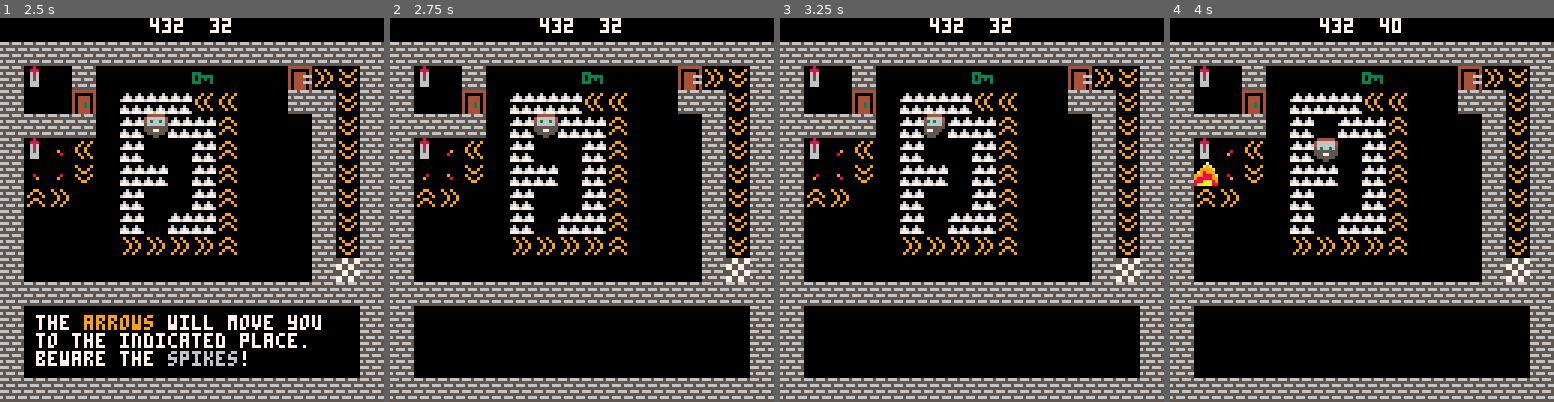
Above: before the commit, frames 1-4 (left to right).
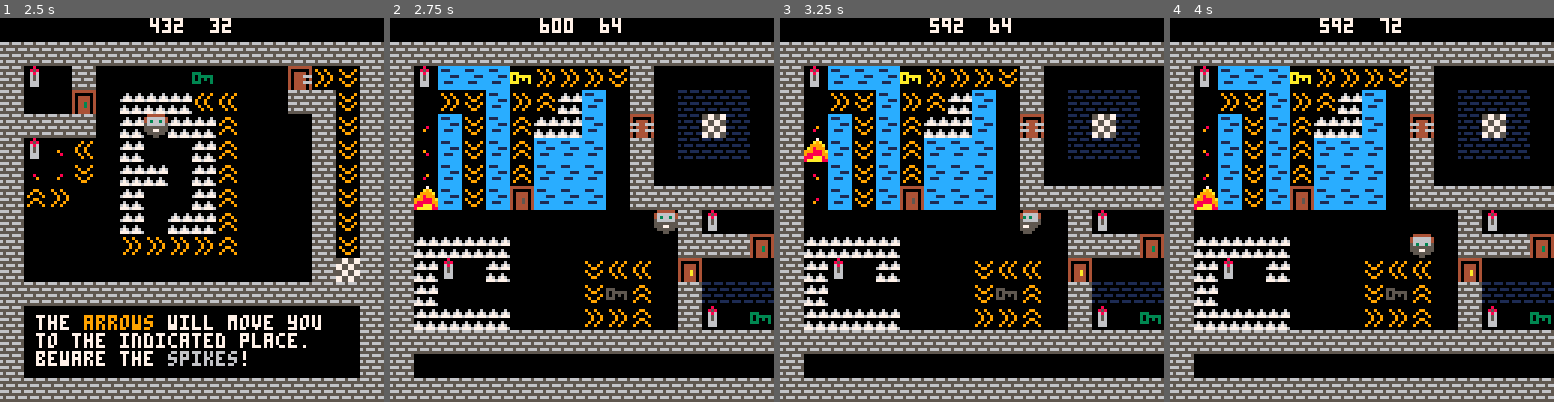
Above: after the commit, the same moments.

Repository: VedVid/picos-challange
Game: PICO-8 cartridge picoschallange.p8
Same seed, same stepped clock (60 frames per second), same inputs: the game is played once before the commit and once after it.
Inputs:
- Up to frame 1 (2.5 s): tap O (Z key) at 0.7, 1.7, 2.1 s; hold Right 1.6-2.1 s; hold Up 2.15-2.42 s; hold Right from 2.47 s (still down)
- Up to frame 2 (2.75 s): keep holding Right; tap O (Z key) at 2.5 s
- Up to frame 3 (3.25 s): tap O (Z key) at 2.9 s; release Right at 3.03 s; hold Left from 3.08 s (still down)
- Up to frame 4 (4 s): tap O (Z key) at 3.3, 3.7 s; release Left at 3.58 s; hold Down 3.63-3.97 s

Frame 1 is identical in both runs. In frame 2, 42% of the frame differs, in the area x 6-100%, y 0-94%; in frame 3, 42%; in frame 4, 42%.

Commit message:
Basic level design of level 5 - done. It adds false walls - there are two tiles that look the same, but bumping sprite 60 will turn the sprite into the solid wall, and bumping into sprite 61 will remove the wall and let the player move through.

Diff:
--- a/picoschallange.p8
+++ b/picoschallange.p8
@@ -152,6 +152,8 @@
    if (mod(2)) player.y -= 8
   elseif sprite == 59 then
    if (mod(2)) player.x -= 8
+  elseif sprite == 61 then
+   remove_sprite(x, y)
   end
  elseif flags.door then
   if ((sprite == 17 and player.key_gold) or
@@ -171,6 +173,8 @@
     player.key_white = false
    end
   end
+ elseif sprite == 60 then
+  replace_sprite(x, y, 16)
  elseif sprite == 27 then
   replace_sprite(x, y, 28)
   toggle_final_door()
@@ -286,6 +290,17 @@
 end
 
 
+function level_5()
+ camera(offset_x, 0)
+ player = new_player()
+ player.level = 5
+ player.x = 600
+ player.y = 64
+ final_door_x = 592
+ final_door_y = 32
+end
+
+
 function set_up_level(restart)
  if player.level == 1 then
   level_1()
@@ -304,6 +319,11 @@
    offset_x += 128
   end
   level_4()
+ elseif player.level == 5 then
+  if not restart then
+   offset_x += 128
+  end
+  level_5()
  end
 end
 
@@ -430,31 +450,31 @@
 aaa000a0333000305550005077700070000000000000000000000000000000000000000000000000000000000000000000000000000000000000000000000000
 00000000000000000000000000000000000000000000000000000000000000000000000000000000000000000000000000000000000000000000000000000000
 00000000000000000000000000000000000000000000000000000000000000000000000000000000000000000000000000000000000000000000000000000000
-cccccccccccccccc0000700000000000000000000000000000000000000000000000000000000000000000000000000000000000000000000000000000000000
+cccccccccccccccc0000700000000000000000000000000000000000000000000000000000000000000000000000000011101110111011100000000000000000
 c111cccccccccccc000a9a0000000000000000000000000000000000006000600900009009009000000990000009009000000000000000000000000000000000
-cccccccccc111ccc009999a000000000000000000000000000000000067606760090090000900900009009000090090000000000000000000000000000000000
+cccccccccc111ccc009999a000000000000000000000000000000000067606760090090000900900009009000090090010111011101110110000000000000000
 cccc111ccccccccc0a98999000000000000000000000000000000000677767770009900000090090090000900900900000000000000000000000000000000000
-cccccccccccc111c9998889a00080000000080000009000000009000000000000900009000090090000990000900900000000000000000000000000000000000
+cccccccccccc111c9998889a00080000000080000009000000009000000000000900009000090090000990000900900011101110111011100000000000000000
 cc111ccccccccccc9888889900009000000900000000800000080000060006000090090000900900009009000090090000000000000000000000000000000000
-ccccccccc111cccc888aaa8900000000000000000000000000000000676067600009900009009000090000900009009000000000000000000000000000000000
+ccccccccc111cccc888aaa8900000000000000000000000000000000676067600009900009009000090000900009009010111011101110110000000000000000
 cccccccccccccccc8aaaaa8800000000000000000000000000000000777677760000000000000000000000000000000000000000000000000000000000000000
 __gff__
-00000000000000000000000000000000020a0a0a0a000a0a0a0a000202000000040404040000000000000000000000000202100000000010000000000000000000000000000000000000000000000000000000000000000000000000000000000000000000000000000000000000000000000000000000000000000000000000
+00000000000000000000000000000000020a0a0a0a000a0a0a0a000202000000040404040000000000000000000000000202100000000010000000000200000000000000000000000000000000000000000000000000000000000000000000000000000000000000000000000000000000000000000000000000000000000000
 0000000000000000000000000000000000000000000000000000000000000000000000000000000000000000000000000000000000000000000000000000000000000000000000000000000000000000000000000000000000000000000000000000000000000000000000000000000000000000000000000000000000000000
 __map__
 0000000000000000000000000000000000000000000000000000000000000000000000000000000000000000000000000000000000000000000000000000000000000000000000000000000000000000000000000000000000000000000000000000000000000000000000000000000000000000000000000000000000000000
-1010101010101010101010101010101010101010101010101010101010101010101010101010101010101010101010101010101010101010101010101010101000000000000000000000000000000000000000000000000000000000000000000000000000000000000000000000000000000000000000000000000000000000
-1010101010101010101010101010101010000000000000100010000000000010101b0000303010200000340000181510101b001000000000210000001839381000000000000000000000000000000000000000000000000000000000000000000000000000000000000000000000000000000000000000000000000000000000
-10101010101010101010101010101010100000000000001000100000000000101030303430301000101010000010101010000012003737373b3b00001010381000000000000000000000000000000000000000000000000000000000000000000000000000000000000000000000000000000000000000000000000000000000
-1010101010101010101010101010101010001b210000000000120000201b00101030000030301000101b1000000000101010101000370037373a00000010381000000000000000000000000000000000000000000000000000000000000000000000000000000000000000000000000000000000000000000000000000000000
-101010000000000000000000001010101000000000000010001000000000001010303430303010331012100000000010101b353b00370000373a00000010381000000000000000000000000000000000000000000000000000000000000000000000000000000000000000000000000000000000000000000000000000000000
-1010100000000010101010111010101010101010101310101010101110101010103000000030100000000000000000101033343800373700373a00000010381000000000000000000000000000000000000000000000000000000000000000000000000000000000000000000000000000000000000000000000000000000000
-1010100000200019151010001b1010101000000000000010151000000000001010303030343010003030300000000010103a390000370000373a00000010381000000000000000000000000000000000000000000000000000000000000000000000000000000000000000000000000000000000000000000000000000000000
-1010100000000010101010101010101010001b230000001016100000221b0010103030300030100030303000333435101000000000370037373a00000010381000000000000000000000000000000000000000000000000000000000000000000000000000000000000000000000000000000000000000000000000000000000
-1010100000000000000000000010101010000000000000100010000000000010101010101110100030303000362136101000000000393939393a00000010381000000000000000000000000000000000000000000000000000000000000000000000000000000000000000000000000000000000000000000000000000000000
-1010101010101010101010101010101010000000000000140010000000000010100000000000000000000000353433101000000000000000000000000010151000000000000000000000000000000000000000000000000000000000000000000000000000000000000000000000000000000000000000000000000000000000
-1000000000000000000000000000101010000000000000100010000000000010101010101010101010101010101010101010101010101010101010101010101000000000000000000000000000000000000000000000000000000000000000000000000000000000000000000000000000000000000000000000000000000000
-1000000000000000000000000000101010000000000000100010000000000010101010101010101010101010101010101000000000000000000000000000001000000000000000000000000000000000000000000000000000000000000000000000000000000000000000000000000000000000000000000000000000000000
-1000000000000000000000000000101010000000000000100010000000000010100000000000000000000000000000101000000000000000000000000000001000000000000000000000000000000000000000000000000000000000000000000000000000000000000000000000000000000000000000000000000000000000
-1000000000000000000000000000101010000000000000100010000000000010101010101010101010101010101010101000000000000000000000000000001000000000000000000000000000000000000000000000000000000000000000000000000000000000000000000000000000000000000000000000000000000000
-1010101010101010101010101010101010101010101010101010101010101010101010101010101010101010101010101010101010101010101010101010101000000000000000000000000000000000000000000000000000000000000000000000000000000000000000000000000000000000000000000000000000000000
+1010101010101010101010101010101010101010101010101010101010101010101010101010101010101010101010101010101010101010101010101010101010101010101010101010101010101010100000000000000000000000000000000000000000000000000000000000000000000000000000000000000000000000
+1010101010101010101010101010101010000000000000100010000000000010101b0000303010200000340000181510101b0010000000002100000018393810101b3030302039393938100000000000100000000000000000000000000000000000000000000000000000000000000000000000000000000000000000000000
+10101010101010101010101010101010100000000000001000100000000000101030303430301000101010000010101010000012003737373b3b0000101038101000393830393a37300010003c3c3c00100000000000000000000000000000000000000000000000000000000000000000000000000000000000000000000000
+1010101010101010101010101010101010001b210000000000120000201b00101030000030301000101b1000000000101010101000370037373a00000010381010333038303a3737300016003c153d00100000000000000000000000000000000000000000000000000000000000000000000000000000000000000000000000
+101010000000000000000000001010101000000000000010001000000000001010303430303010331012100000000010101b353b00370000373a00000010381010343038303a3030300010003c3c3c00100000000000000000000000000000000000000000000000000000000000000000000000000000000000000000000000
+1010100000000010101010111010101010101010101310101010101110101010103000000030100000000000000000101033343800373700373a00000010381010353038303a30303000100000000000100000000000000000000000000000000000000000000000000000000000000000000000000000000000000000000000
+1010100000200019151010001b1010101000000000000010151000000000001010303030343010003030300000000010103a390000370000373a00000010381010363038301330303000101010101010100000000000000000000000000000000000000000000000000000000000000000000000000000000000000000000000
+1010100000000010101010101010101010001b230000001016100000221b0010103030300030100030303000333435101000000000370037373a000000103810100000000000000000000000101b0000100000000000000000000000000000000000000000000000000000000000000000000000000000000000000000000000
+1010100000000000000000000010101010000000000000100010000000000010101010101110100030303000362136101000000000393939393a00000010381010373737370000000000000010101012100000000000000000000000000000000000000000000000000000000000000000000000000000000000000000000000
+1010101010101010101010101010101010000000000000140010000000000010100000000000000000000000353433101000000000000000000000000010151010371b0037000000383b3b0011000000100000000000000000000000000000000000000000000000000000000000000000000000000000000000000000000000
+10000000000000000000000000001010100000000000001000100000000000101010101010101010101010101010101010101010101010101010101010101010103700000000000038223a00103c3d3c100000000000000000000000000000000000000000000000000000000000000000000000000000000000000000000000
+10000000000000000000000000001010100000000000001000100000000000101010101010101010101010101010101010000000000000000000000000000010103737373700000039393a00101b0021100000000000000000000000000000000000000000000000000000000000000000000000000000000000000000000000
+1000000000000000000000000000101010000000000000100010000000000010100000000000000000000000000000101000000000000000000000000000001010101010101010101010101010101010100000000000000000000000000000000000000000000000000000000000000000000000000000000000000000000000
+1000000000000000000000000000101010000000000000100010000000000010101010101010101010101010101010101000000000000000000000000000001010000000000000000000000000000000100000000000000000000000000000000000000000000000000000000000000000000000000000000000000000000000
+1010101010101010101010101010101010101010101010101010101010101010101010101010101010101010101010101010101010101010101010101010101010101010101010101010101010101010100000000000000000000000000000000000000000000000000000000000000000000000000000000000000000000000
